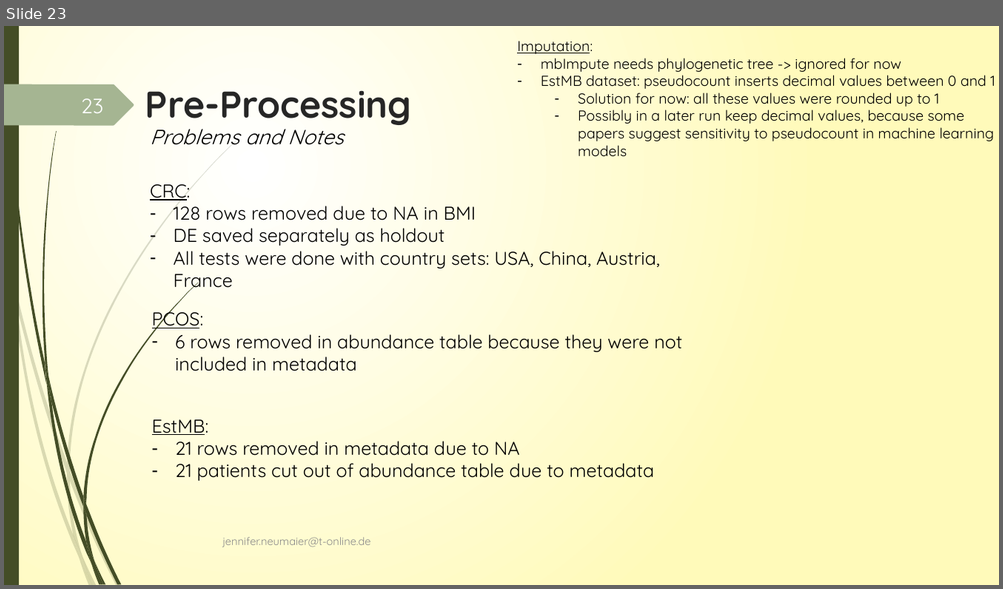
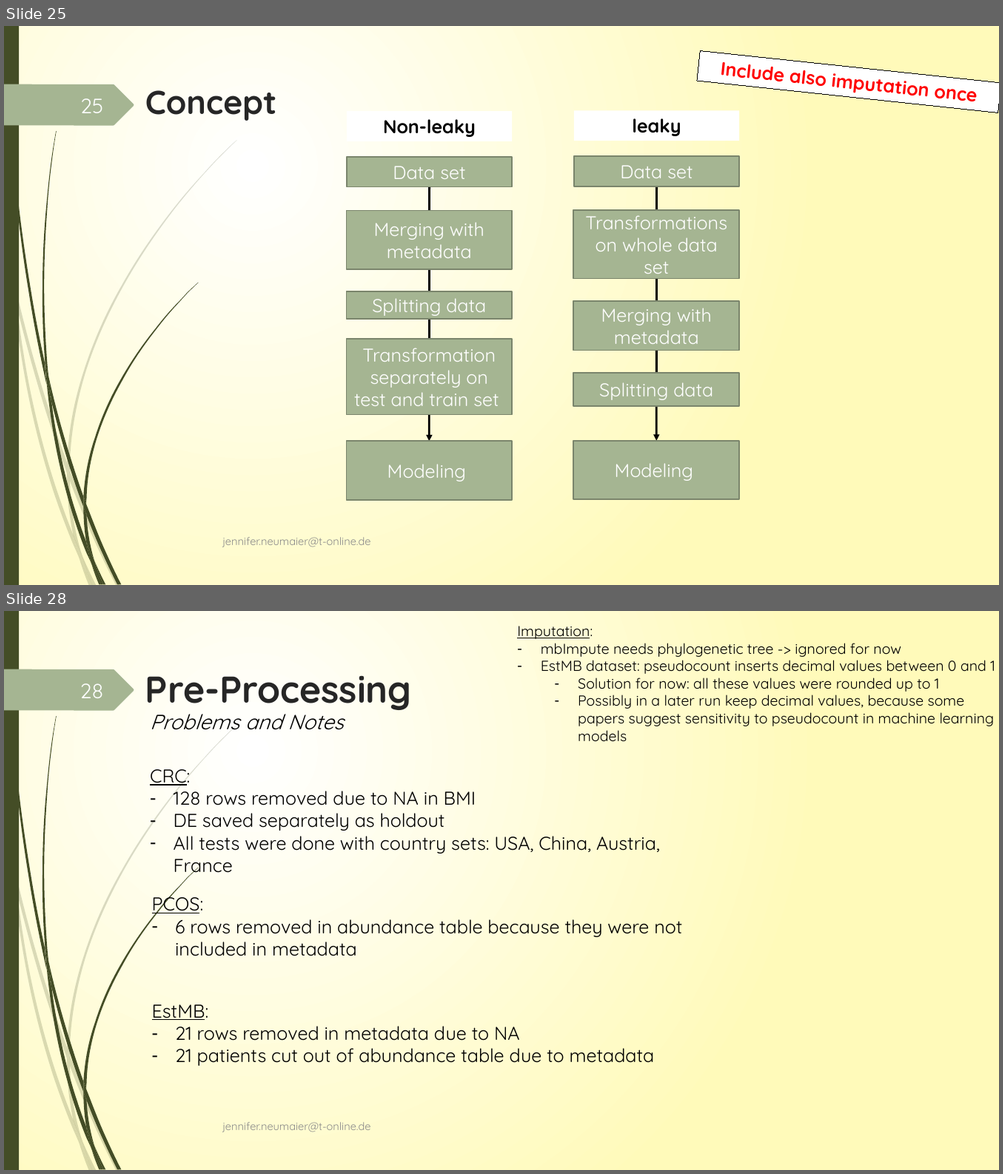
Before and after one commit to JenniferNeumaier/ml_coda, a slide deck: doc/Project_structure_notes.pptx. Shown one above the other, each under a label of ours: slide 23 before the commit, slides 25 and 28 after it; the slides between them are not shown. The pictures are 1003x589 and 1003x1174 pixels, drawn with LibreOffice and Linux fonts; fonts in the diff are those of the drawing. Boxes give left, top, right and bottom in pixels: in the first picture for what was removed or moved away, otherwise in the second. Text is boxed around its words. In the diff, an @@ line names an element or a change of style, - is before the commit and + after.

Commit message:
finalized PCOS and CRC model comparison

```diff
--- a/doc/Project_structure_notes.pptx
+++ b/doc/Project_structure_notes.pptx
@@ slide 25 added at box(4, 26, 999, 585), background gradient #FFFFFF to #FFFABB; not listed: 24 template elements that a slide beside it also shows @@
@@ rectangle added at box(697, 51, 999, 113), fill #FFFFFF, outline #000000 0.75 pt, 18 pt, text #FF0000, bold @@
+Include also imputation once
@@ title added at box(145, 90, 277, 121), 32 pt, text #262626, bold @@
+Concept
@@ page number added at box(80, 99, 103, 113), 20 pt, text #FEFFFF @@
+25
@@ group added at box(347, 111, 740, 500): 12 rectangles, 2 arrows @@
+Non-leaky
+Data set
+Merging with metadata
+Splitting data
+Transformation separately on test and train set
+Modeling
+leaky
+Data set
+Transformations on whole data set
+Merging with metadata
+Splitting data
+Modeling
@@ text added at box(222, 537, 370, 548), 10.5 pt, text #8C8C8C @@
+jennifer.neumaier@t-online.de
@@ what was slide 23 is now slide 28 @@
@@ page number at box(80, 684, 104, 698): text changed @@
-23
+28
```
Also in this commit, not shown: 22 slides changed, 4 other slides added, 47 other files.
